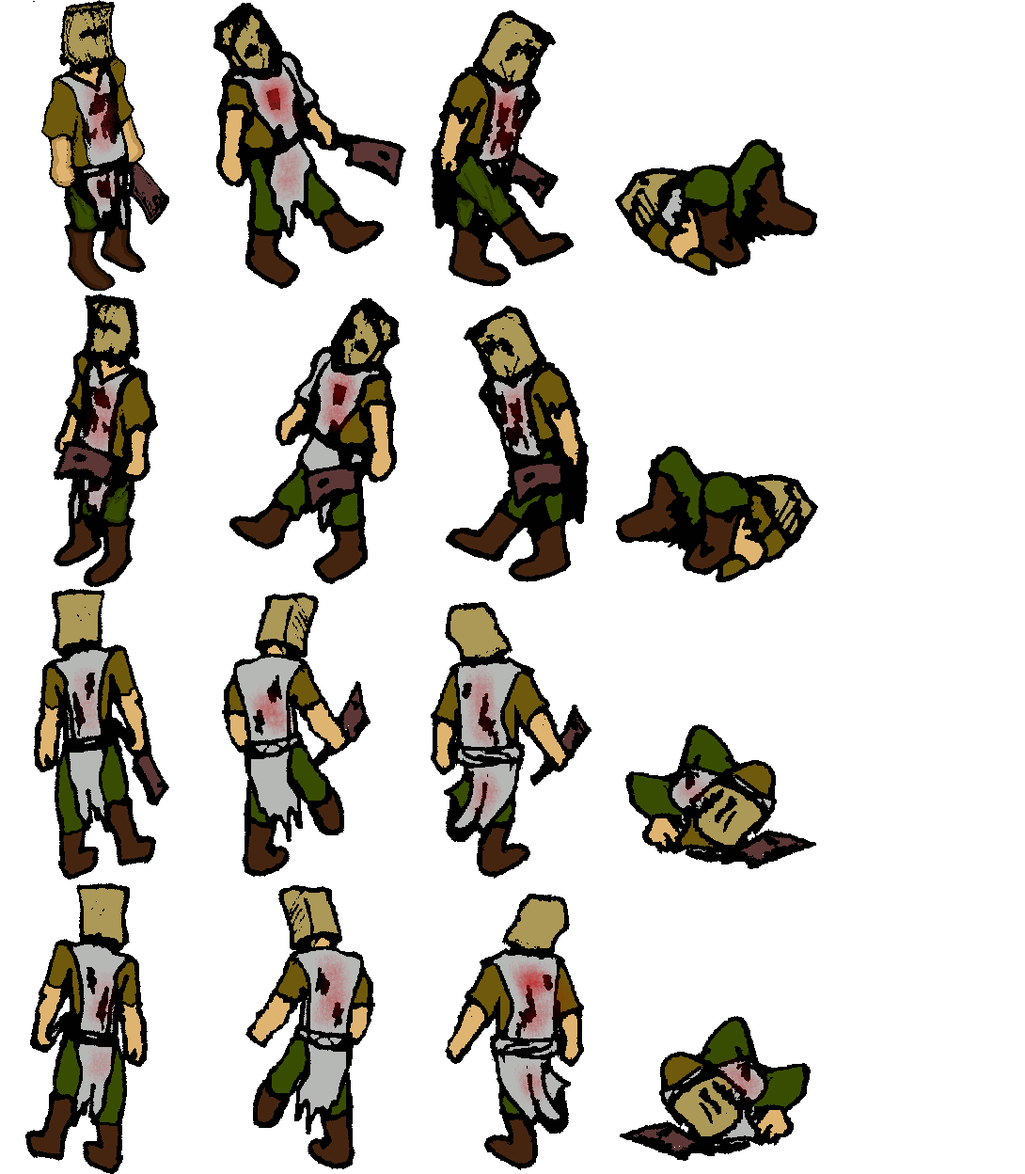
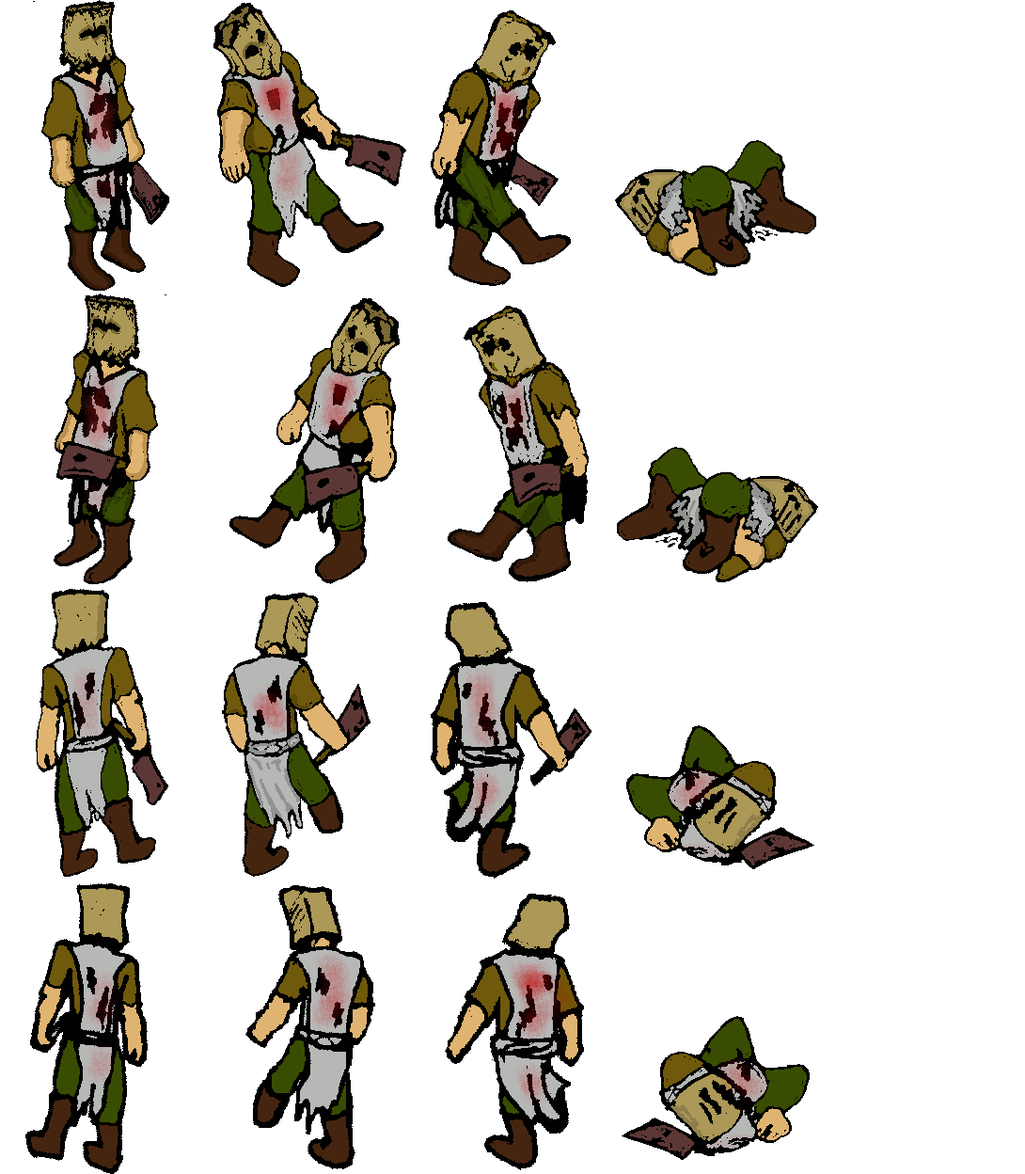
The second 1025x1174 image is a revision of the first. Changes to its layers:
painted on "cleaver" over [33, 6, 818, 1161]
